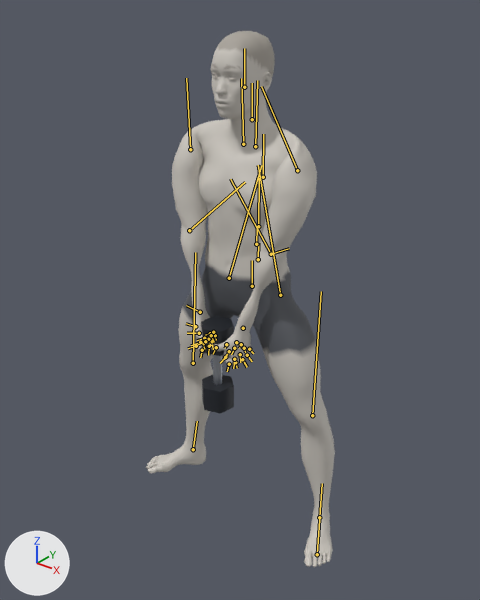
Before and after pictures for a commit that changed the glTF model exports/dumbbell-sumo-squat.glb.
The view is the same before and after, from a camera (50 mm lens) standing at (1.277, -1.676, 1.909) and looking at (-0.005, -0.073, 0.915). Lighting does not change. The marker at lower left points along +X, +Y and +Z. The picture after the commit comes second. Both versions are drawn at frame 0 of the action 'dumbbell-sumo-squat'; the numbers are the values there. The bones that change, and the others that lie on the model, are drawn over the model as lines.
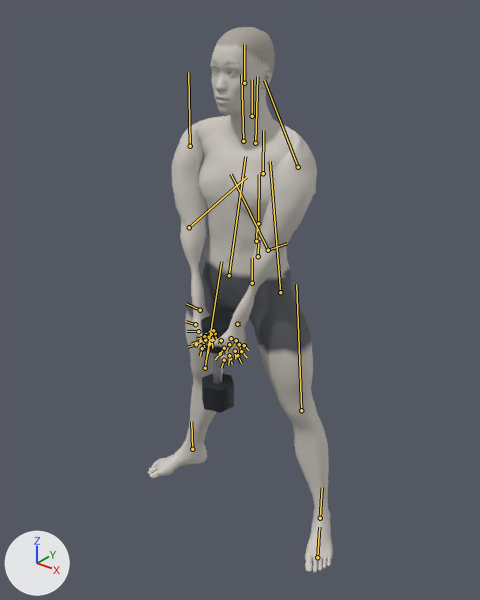
ob_dbr_right is not drawn itself; it is the parent of ob_mesh_1, ob_mesh_2, ob_mesh_3.

The change in detail:
Bone 'pelvis' (bone_pelvis) moves from (0.008, -0.03, 0.0) to (0.008, -0.019, 0.0).
Bone 'upperarm_l' (bone_upperarm_l) turns from (-32, -115, 6) to (-30, -117, 7) degrees about its own x, y and z.
Bone 'upperarm_r' (bone_upperarm_r) turns from (32, 115, 6) to (30, 117, 7) degrees about its own x, y and z.
Bone 'hand_r' (bone_hand_r) turns from (-5, -131, 108) to (-4, -134, 108) degrees about its own x, y and z.
Bone 'thigh_l' (bone_thigh_l) turns from (21, 41, 17) to (11, 41, 9) degrees about its own x, y and z.
Bone 'calf_l' (bone_calf_l) turns from (-10, 0, -10) to (-2, 0, 2) degrees about its own x, y and z.
Bone 'foot_l' (bone_foot_l) turns from (-1, -16, 6) to (-3, -14, -8) degrees about its own x, y and z.
Bone 'thigh_r' (bone_thigh_r) turns from (-21, -41, 17) to (-11, -41, 9) degrees about its own x, y and z.
Bone 'calf_r' (bone_calf_r) turns from (10, 0, -10) to (2, 0, 2) degrees about its own x, y and z.
Bone 'foot_r' (bone_foot_r) turns from (1, 16, 6) to (3, 14, -8) degrees about its own x, y and z.

Boxes (x1, y1, x2, y2) around the edits, measured in the pictures (480 x 600 px):
'Mesh_0', posed
    before: (146, 31, 335, 567)
    after: (148, 27, 333, 573)
'Mesh_3', posed
    before: (202, 375, 234, 413)
    after: (202, 373, 234, 413)
'Mesh_2', posed
    before: (201, 316, 234, 356)
    after: (201, 314, 232, 354)
'Mesh_1', posed
    before: (213, 355, 222, 385)
    after: (213, 353, 222, 384)
bone 'pelvis', root to tip
    before: (252, 286) to (252, 260)
    after: (252, 283) to (252, 258)
bone 'upperarm_l', root to tip
    before: (297, 170) to (261, 86)
    after: (298, 167) to (264, 80)
bone 'upperarm_r', root to tip
    before: (190, 149) to (186, 78)
    after: (190, 146) to (188, 72)
bone 'hand_r', root to tip
    before: (200, 312) to (186, 305)
    after: (200, 310) to (186, 303)
bone 'thigh_l', root to tip
    before: (280, 295) to (258, 165)
    after: (280, 292) to (270, 161)
bone 'calf_l', root to tip
    before: (312, 415) to (321, 291)
    after: (301, 410) to (296, 284)
bone 'foot_l', root to tip
    before: (319, 517) to (322, 483)
    after: (320, 518) to (322, 487)
bone 'thigh_r', root to tip
    before: (229, 278) to (261, 165)
    after: (229, 275) to (245, 156)
bone 'calf_r', root to tip
    before: (193, 363) to (195, 252)
    after: (205, 368) to (221, 261)
bone 'foot_r', root to tip
    before: (193, 449) to (197, 421)
    after: (192, 449) to (191, 421)
